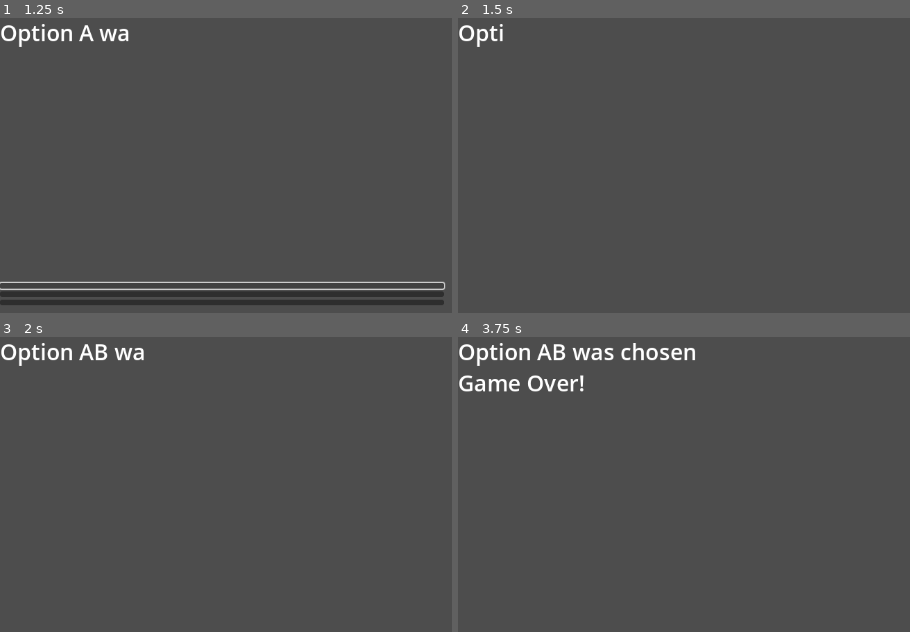
Above: before the commit, frames 1-4 (two rows, left to right).
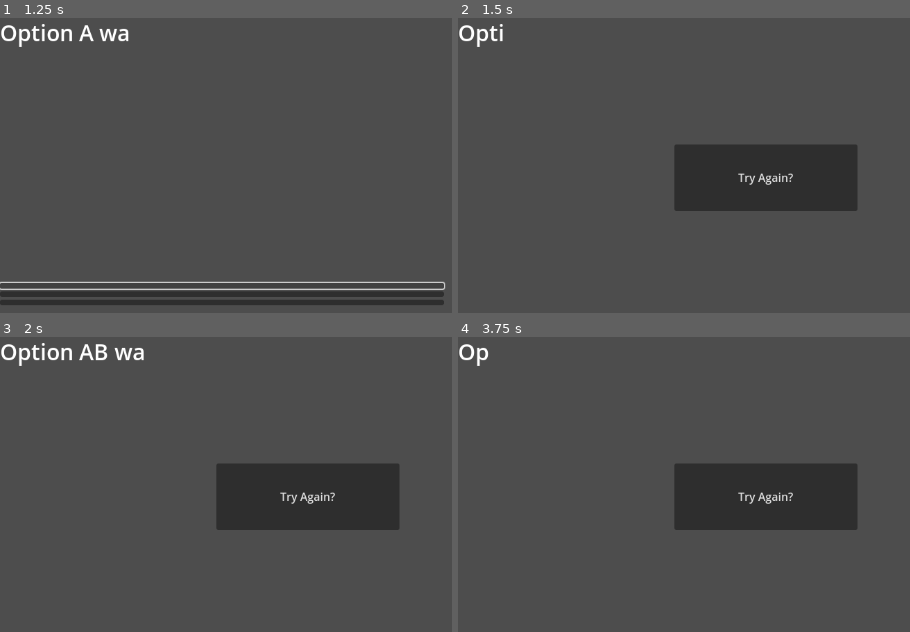
Above: after the commit, the same moments.

Repository: AndreiBondad/brass-game-project
Game: Godot game, scene res://scenes/main_game_scene.tscn
The game is run twice, just before and just after one commit, with the same random seed, the same clock (stepped at 60 frames per second) and the same inputs.
Inputs (mouse positions are in pixels of both pictures, inside the frame that each line leads up to):
- Up to frame 1 (1.25 s): click (221, 286) at 0.5 s
- Up to frame 2 (1.5 s): click (679, 295) at 1.25 s
- Up to frame 3 (2 s): no input
- Up to frame 4 (3.75 s): click (765, 496) at 2 s, where only the run after the commit has a clickable "Try Again?"; click (679, 620) at 2.77 s; click (679, 605) at 3.52 s

Frame 1 is identical in both runs. In frame 2, 8.9% of the frame differs, in the area x 48-89%, y 43-66%; in frame 3, 8.9%; in frame 4, 11%, in the area x 0-89%, y 2-66%.

Commit message:
Created a game over button

Diff:
--- a/scenes/main_game_scene.tscn
+++ b/scenes/main_game_scene.tscn
@@ -1,8 +1,9 @@
-[gd_scene load_steps=4 format=3 uid="uid://c61wu0u15krtk"]
+[gd_scene load_steps=5 format=3 uid="uid://c61wu0u15krtk"]
 
 [ext_resource type="Script" uid="uid://bpd7ventlkpt2" path="res://scripts/main_text_script.gd" id="1_it2yt"]
 [ext_resource type="Script" uid="uid://m67xbxo2d2jl" path="res://scripts/text_controller.gd" id="1_qsd30"]
 [ext_resource type="Script" uid="uid://buf1x3r02mfgo" path="res://scripts/choice_controller.gd" id="3_d383n"]
+[ext_resource type="Script" uid="uid://d1dlsrqg3bl7f" path="res://scripts/game_over_button.gd" id="4_oa6bs"]
 
 [node name="MainCanvas" type="Control"]
 layout_mode = 3
@@ -41,8 +42,21 @@
 [node name="Choice3" type="Button" parent="TextChoices"]
 layout_mode = 2
 
+[node name="GameOverButton" type="Button" parent="."]
+visible = false
+layout_mode = 0
+offset_left = 312.0
+offset_top = 184.0
+offset_right = 576.0
+offset_bottom = 280.0
+disabled = true
+text = "Try Again?"
+script = ExtResource("4_oa6bs")
+
 [connection signal="game_over" from="MainText" to="TextChoices" method="_on_main_text_game_over"]
+[connection signal="game_over" from="MainText" to="GameOverButton" method="_on_main_text_game_over"]
 [connection signal="timeout" from="MainText/TextTimer" to="MainText" method="_on_timer_timeout"]
 [connection signal="pressed" from="TextChoices/Choice1" to="MainText" method="_on_choice_1_pressed"]
 [connection signal="pressed" from="TextChoices/Choice2" to="MainText" method="_on_choice_2_pressed"]
 [connection signal="pressed" from="TextChoices/Choice3" to="MainText" method="_on_choice_3_pressed"]
+[connection signal="pressed" from="GameOverButton" to="GameOverButton" method="_on_pressed"]
--- /dev/null
+++ b/scripts/game_over_button.gd
@@ -0,0 +1,10 @@
+extends Button
+
+
+func _on_main_text_game_over() -> void:
+	self.disabled = false
+	self.visible = true
+
+
+func _on_pressed() -> void:
+	get_tree().change_scene_to_file("res://scenes/main_game_scene.tscn")
Not shown, added: scripts/game_over_button.gd.uid
